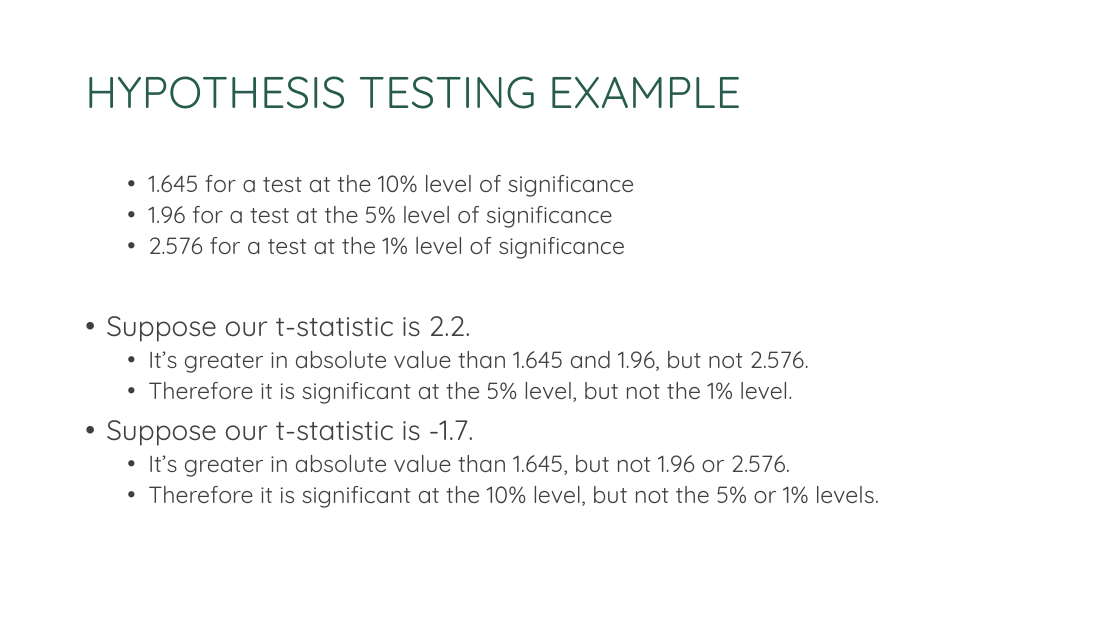
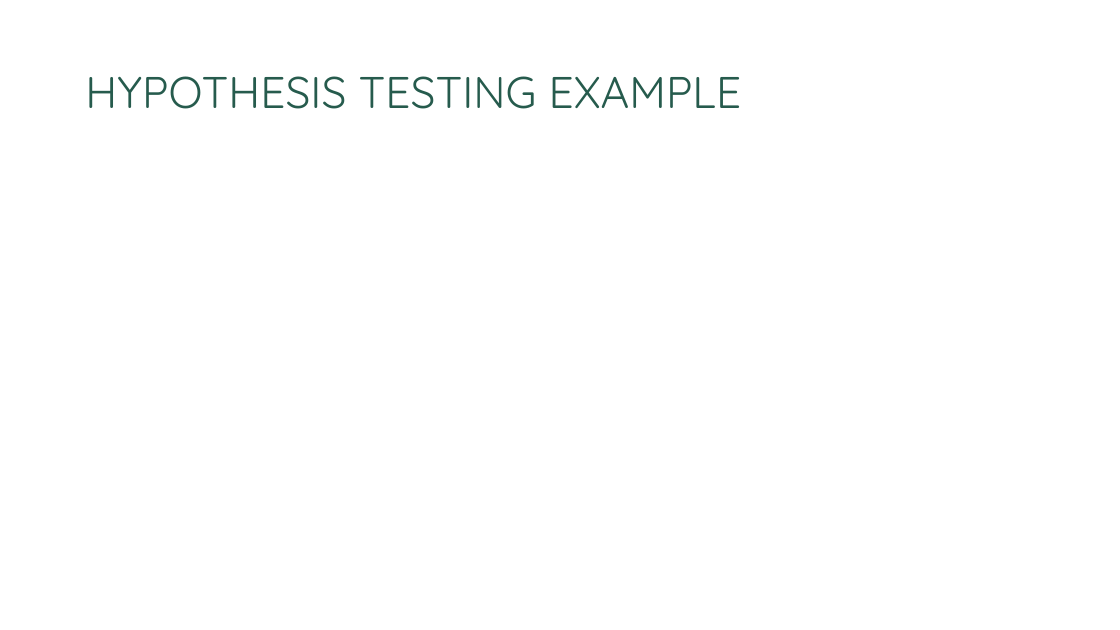
Before and after one commit to hhadah/urban-econ, a slide deck: slide 25 of slides/ppslides/03-InterpretingStatisticalTables.pptx. Drawn at 1120x630 pixels with LibreOffice and Linux fonts; fonts in the diff are those of the drawing; grey boxes stand for pictures; background and template pictures are left out. Boxes give left, top, right and bottom in pixels: in the first picture for what was removed or moved away, otherwise in the second. Text is boxed around its words. In the diff, an @@ line names an element or a change of style, - is before the commit and + after.

```diff
--- a/slides/ppslides/03-InterpretingStatisticalTables.pptx
+++ b/slides/ppslides/03-InterpretingStatisticalTables.pptx
@@ text removed at (106,175,879,508) @@
-  • 1.645 for a test at the 10% level of significance
-  • 1.96 for a test at the 5% level of significance
-  • 2.576 for a test at the 1% level of significance
-• Suppose our t-statistic is 2.2.
-  • It’s greater in absolute value than 1.645 and 1.96, but not 2.576.
-  • Therefore it is significant at the 5% level, but not the 1% level.
-• Suppose our t-statistic is -1.7.
-  • It’s greater in absolute value than 1.645, but not 1.96 or 2.576.
-  • Therefore it is significant at the 10% level, but not the 5% or 1% levels.
```
Also in this commit, not shown: 5 other slides changed, 28 other files.
